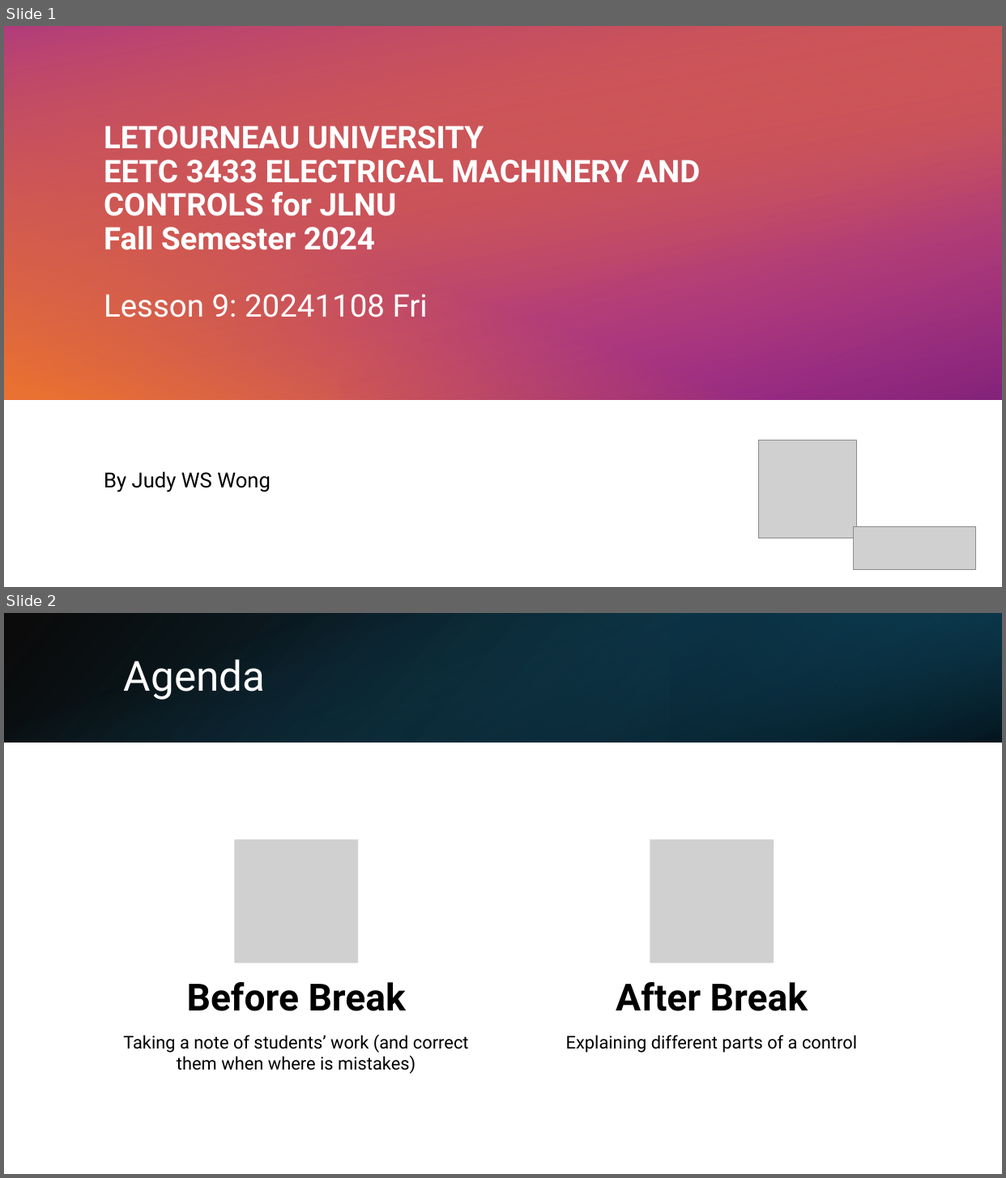
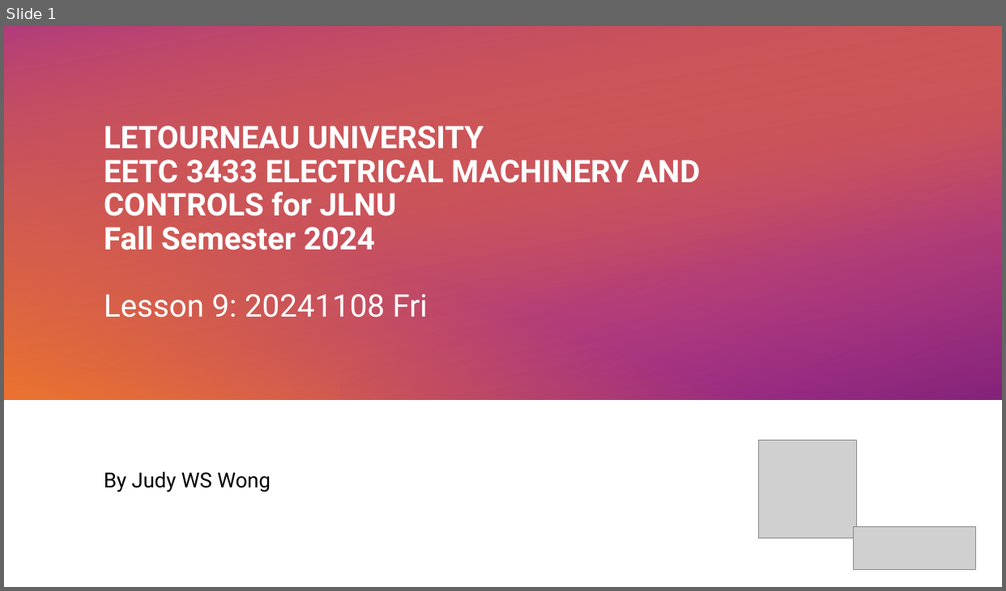
Before and after one commit to JLNU-EETC3433/courseware, a slide deck: 20241108-lesson10.pptx. Shown one above the other, each under a label of ours: slides 1 and 2 before the commit, slide 1 after it. The pictures are 1006x1178 and 1006x591 pixels, drawn with LibreOffice and Linux fonts; fonts in the diff are those of the drawing; grey boxes stand for pictures. Boxes give left, top, right and bottom in pixels: in the first picture for what was removed or moved away, otherwise in the second. Text is boxed around its words. In the diff, an @@ line names an element or a change of style, - is before the commit and + after.

```diff
--- a/20241108-lesson10.pptx
+++ b/20241108-lesson10.pptx
@@ slide 2 removed at [4,613,1002,1174], background #FFFFFF @@
@@ rectangle removed at [4,613,1002,742] @@
@@ rectangle removed at [4,613,1002,742] @@
@@ rectangle removed at [670,613,1002,742] @@
@@ title removed at [124,659,265,700] @@
-Agenda
@@ group removed at [123,840,857,1074]: 4 texts, 2 pictures @@
-Before Break
-Taking a note of students’ work (and correct them when where is mistakes)
-After Break
-Explaining different parts of a control
```
Also in this commit, not shown: 2 slides changed, 2 slides added, 1 other slide removed.
